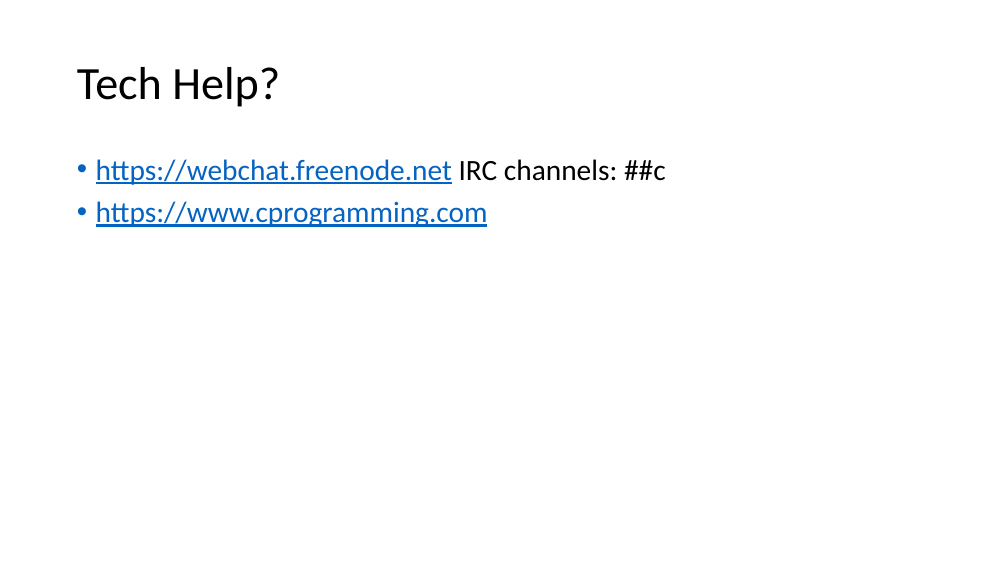
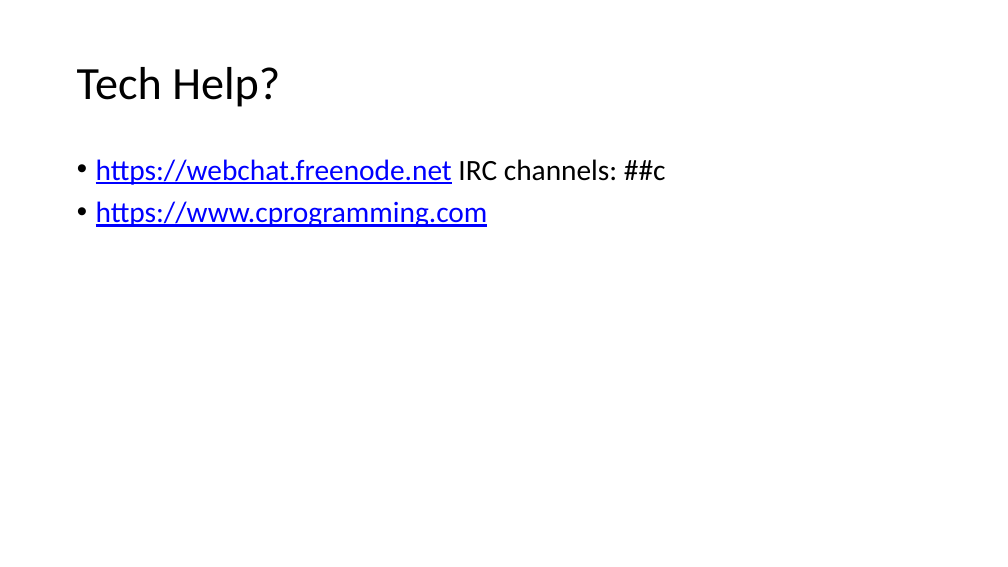
Before and after one commit to paulmcquad/C, a slide deck: slide 5 of Notes/C.pptx. Drawn at 1008x567 pixels with LibreOffice and Linux fonts; fonts in the diff are those of the drawing; background and template pictures are left out. Boxes give left, top, right and bottom in pixels: in the first picture for what was removed or moved away, otherwise in the second. Text is boxed around its words. In the diff, an @@ line names an element or a change of style, - is before the commit and + after.

```diff
--- a/Notes/C.pptx
+++ b/Notes/C.pptx
@@ text "https://webchat.freenode.net IRC channels: ##c" at [96,159,666,227]: text colour #0563C1 to #0000FF in "https://webchat.freenode.net", "https://www.cprogramming.com" @@
```
Also in this commit, not shown: 4 other slides changed.
